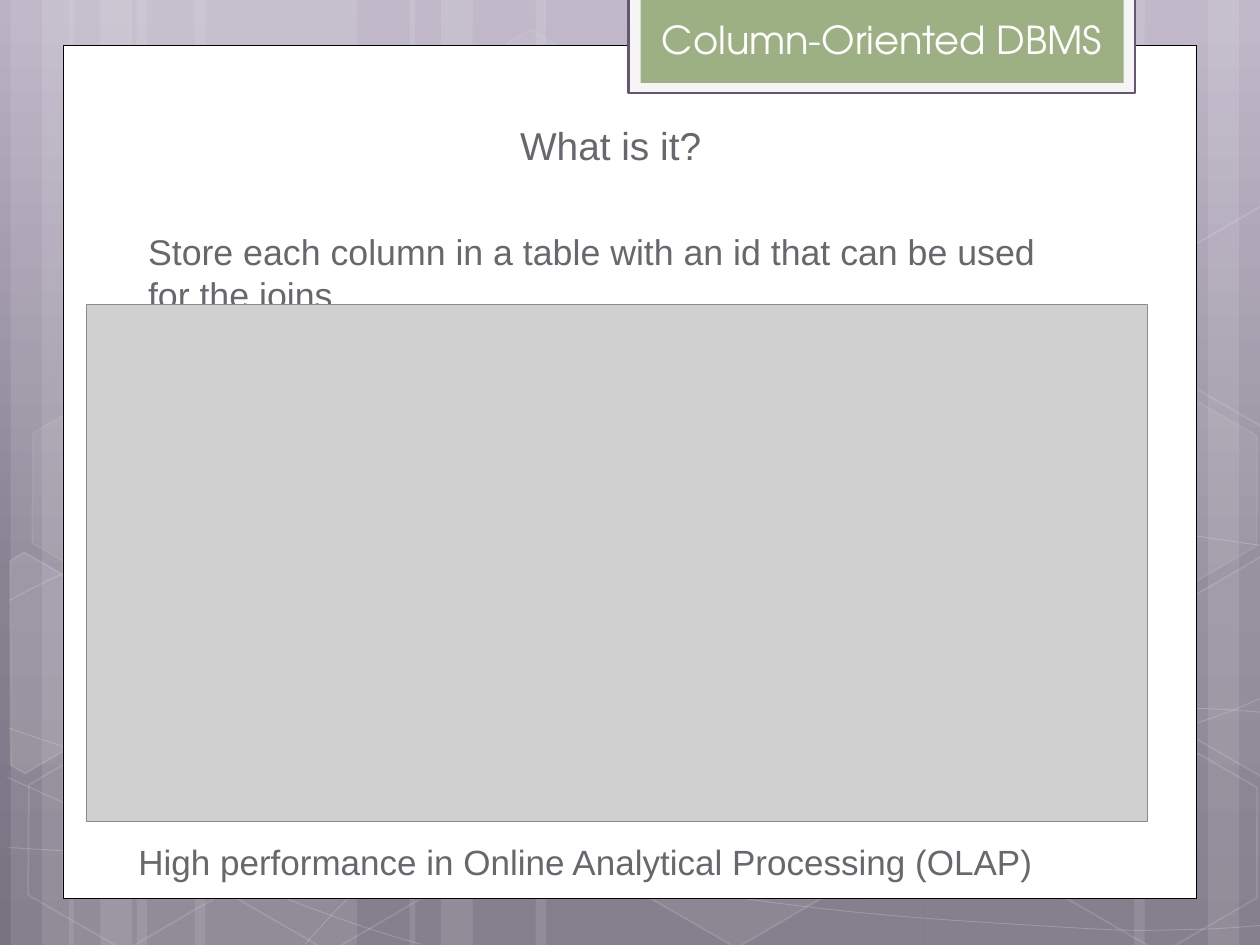
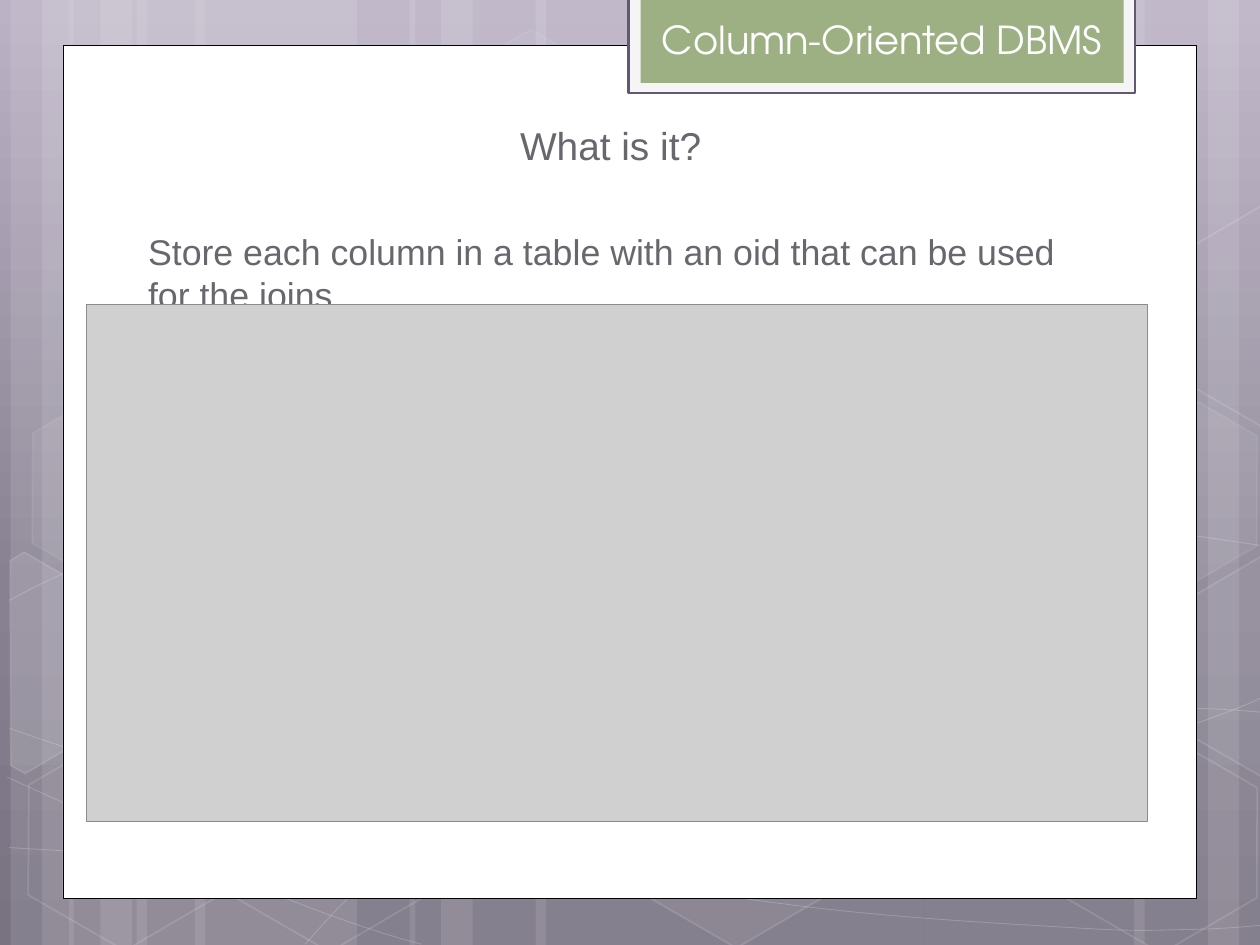
Before and after one commit to helpcat/bigdataworkshop2, a slide deck: slide 14 of slides/MonetDB workshop.pptx. Drawn at 1260x945 pixels with LibreOffice and Linux fonts; fonts in the diff are those of the drawing; grey boxes stand for pictures. Boxes give left, top, right and bottom in pixels: in the first picture for what was removed or moved away, otherwise in the second. Text is boxed around its words. In the diff, an @@ line names an element or a change of style, - is before the commit and + after.

Commit message:
Changes slides 4th lectures

```diff
--- a/slides/MonetDB workshop.pptx
+++ b/slides/MonetDB workshop.pptx
@@ text at bbox=[148, 239, 1054, 305]: text changed @@
-Store each column in a table with an id that can be used for the joins
+Store each column in a table with an oid that can be used for the joins
@@ text removed at bbox=[138, 849, 1032, 882] @@
-High performance in Online Analytical Processing (OLAP)
```
Also in this commit, not shown: 2 other slides changed, 1 slide added.
